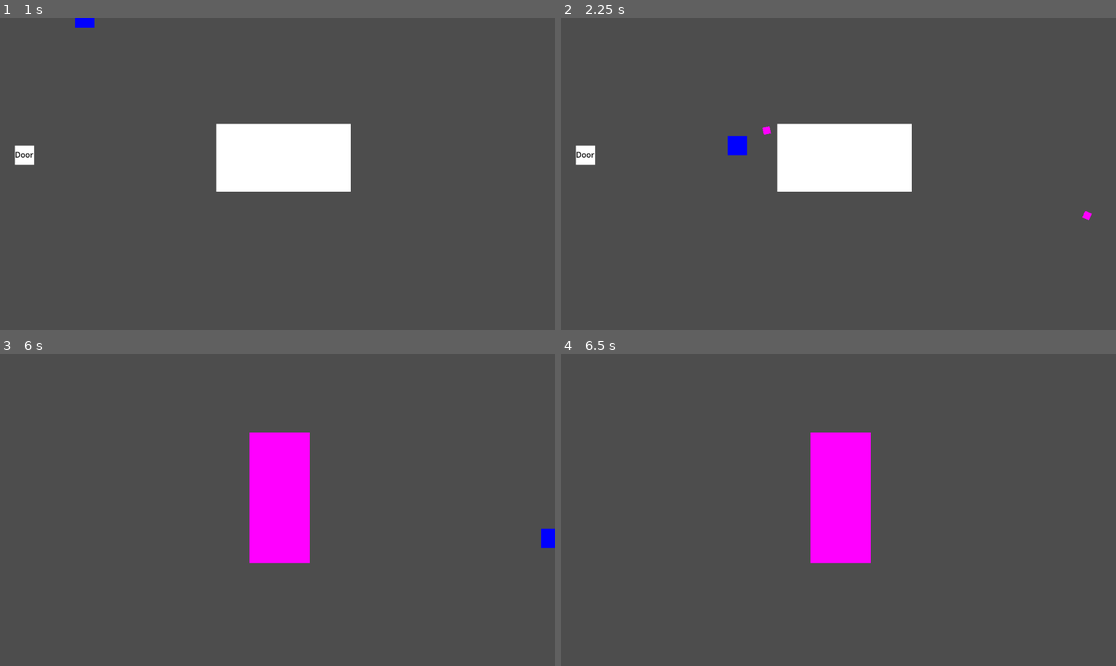
Above: before the commit, frames 1-4 (two rows, left to right).
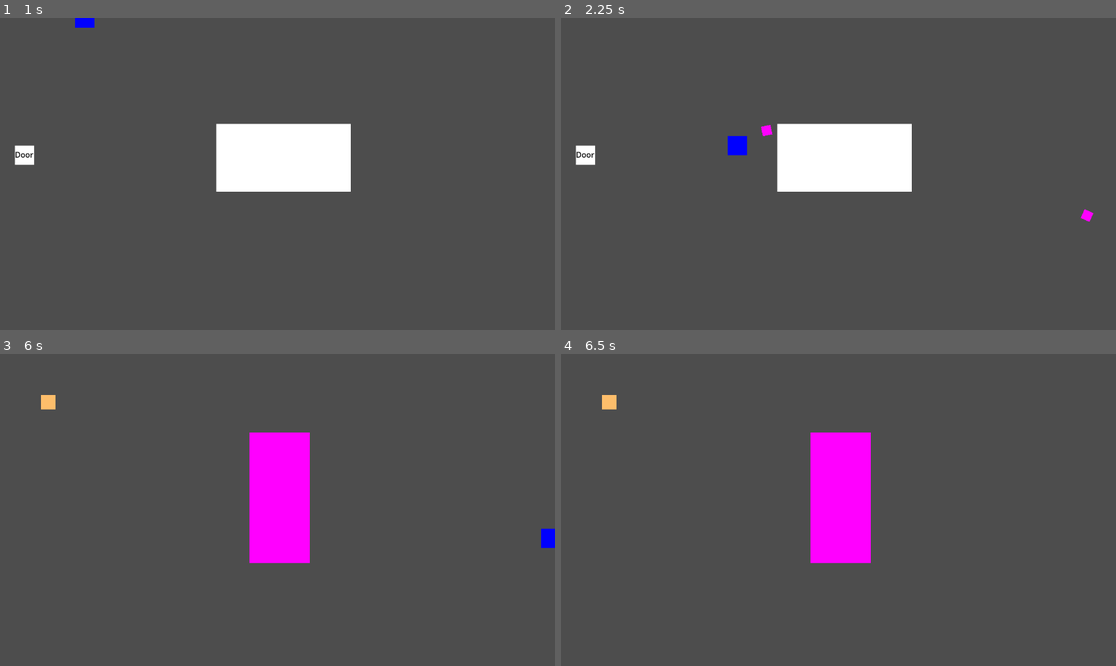
Above: after the commit, the same moments.

Repository: FlashBash21/9Lives
Game: Godot game, scene res://Scenes/Areas/world_manager.tscn
Two runs of this game, one before a commit and one after it. Both use one fixed random seed, a clock stepped at 60 frames per second and the inputs below.
Inputs (mouse positions are in pixels of both pictures, inside the frame that each line leads up to):
- Up to frame 1 (1 s): tap Enter (ui_accept) at 0.5, 0.77 s; move the mouse to (399, 158) at 0.52 s; press the mouse at (399, 158) at 0.53 s; hold D (move_right) from 0.53 s (still down); tap Space (dash) at 0.6 s
- Up to frame 2 (2.25 s): move the mouse to (727, 189) at 1.27 s; release D (move_right) at 1.28 s; release the mouse at (727, 189) at 1.28 s; hold S (move_down) 1.28-2.03 s; click (727, 189) at 1.35 s; tap Enter (ui_accept) at 1.52 s; tap Space (dash) at 1.55, 2.1 s; move the mouse to (894, 105) at 2.02 s; press the mouse at (894, 105) at 2.03 s; hold D (move_right) from 2.03 s (still down)
- Up to frame 3 (6 s): move the mouse to (249, 572) at 2.77 s; release D (move_right) at 2.78 s; release the mouse at (249, 572) at 2.78 s; hold W (move_up) 2.78-3.53 s; click (249, 572) at 2.85 s; tap Enter (ui_accept) at 3.02, 3.77, 4.52 s; tap Space (dash) at 3.05, 3.6, 4.55, 5.1 s; move the mouse to (444, 556) at 3.52 s; press the mouse at (444, 556) at 3.53 s; hold A (move_left) 3.53-5.03 s; move the mouse to (111, 463) at 4.27 s; release the mouse at (111, 463) at 4.28 s; click (111, 463) at 4.35 s; move the mouse to (305, 510) at 5.02 s; press the mouse at (305, 510) at 5.03 s; hold S (move_down) 5.03-5.78 s; move the mouse to (194, 432) at 5.77 s; release the mouse at (194, 432) at 5.78 s; hold D (move_right) from 5.78 s (still down); click (194, 432) at 5.85 s
- Up to frame 4 (6.5 s): keep holding D (move_right); tap Enter (ui_accept) at 6.02 s; tap Space (dash) at 6.05 s

Frame 1 is identical in both runs. In frame 2, less than 0.1% of the frame differs, in the area x 36-96%, y 34-66%; in frame 3, 0.1%, in the area x 7-11%, y 13-18%; in frame 4, 0.1%.

Commit message:
enemies
they sit there, do nothing, take damage, and die

Diff:
--- /dev/null
+++ b/Scenes/Abilities/punch_ability.tscn
@@ -0,0 +1,14 @@
+[gd_scene load_steps=3 format=3 uid="uid://kuohfwx8v133"]
+
+[ext_resource type="Script" path="res://Scripts/Abilities/punch_ability.gd" id="1_1fwv1"]
+
+[sub_resource type="CircleShape2D" id="CircleShape2D_sjheu"]
+
+[node name="PunchAbility" type="RigidBody2D"]
+script = ExtResource("1_1fwv1")
+
+[node name="CollisionShape2D" type="CollisionShape2D" parent="."]
+scale = Vector2(20, 20)
+shape = SubResource("CircleShape2D_sjheu")
+
+[connection signal="body_entered" from="." to="." method="_on_body_entered"]
--- /dev/null
+++ b/Scenes/Entites/test_enemy.tscn
@@ -0,0 +1,20 @@
+[gd_scene load_steps=3 format=3 uid="uid://ctnqeooju8vil"]
+
+[ext_resource type="Script" path="res://Scripts/Entities/test_enemy.gd" id="1_bdbfl"]
+
+[sub_resource type="RectangleShape2D" id="RectangleShape2D_i06cs"]
+size = Vector2(28, 28)
+
+[node name="TestEnemy" type="CharacterBody2D"]
+script = ExtResource("1_bdbfl")
+
+[node name="CollisionShape2D" type="CollisionShape2D" parent="."]
+scale = Vector2(0.998215, 1.00375)
+shape = SubResource("RectangleShape2D_i06cs")
+
+[node name="ColorRect" type="ColorRect" parent="."]
+offset_left = -15.0
+offset_top = -15.0
+offset_right = 15.0
+offset_bottom = 15.0
+color = Color(0.989734, 0.745276, 0.421107, 1)
--- a/Scenes/Objects/basic_projectile_object.tscn
+++ b/Scenes/Objects/basic_projectile_object.tscn
@@ -7,7 +7,7 @@
 [node name="BasicProjectileObject" type="CharacterBody2D"]
 
 [node name="Sprite2D" type="Sprite2D" parent="."]
-scale = Vector2(15, 15)
+scale = Vector2(20, 20)
 texture = SubResource("PlaceholderTexture2D_tiwn3")
 
 [node name="CollisionShape2D" type="CollisionShape2D" parent="."]
--- a/Scripts/Abilities/basic_projectile_ability.gd
+++ b/Scripts/Abilities/basic_projectile_ability.gd
@@ -34,5 +34,6 @@
 	projectiles.append({
 		"projectile": projectile,
 		"velocity": velocity,
-		"ticks": 0
+		"ticks": 0,
+		"damage": damage
 		})
--- a/Scripts/Abilities/projectile_ability.tres.gd
+++ b/Scripts/Abilities/projectile_ability.tres.gd
@@ -16,6 +16,7 @@
 	for i in projectiles:
 		var p = i["projectile"]
 		var vel = i["velocity"]
+		var damage = i["damage"]
 
 		if i["ticks"] >= 100:
 			p.queue_free()
@@ -26,9 +27,12 @@
 
 		if collision:
 			var collider = collision.get_collider()
-			if(collider.get_class() == "Entity"):
-				collider.apply_damage(damage)
-				print("ow")
+			collider.apply_damage(damage)
+
+		#	if(collider.get_class() == "Entity"):
+		#		collider.apply_damage(damage)
+		#		print("ow")
+
 			p.queue_free()
 			projectiles.erase(i)
 		i["ticks"] += 1
--- /dev/null
+++ b/Scripts/Abilities/punch_ability.gd
@@ -0,0 +1,21 @@
+extends Ability
+
+var damage : int
+
+func execute(args: Dictionary) -> void:
+	var entity = args["entity"] as Entity
+	local_cooldown = args["cooldown"] as float
+	var damage = args["damage"] as int
+
+
+
+func _ready():
+	pass # Replace with function body.
+
+func _process(delta):
+	pass
+
+
+func _on_body_entered(body):
+	print(damage)
+	body.apply_damage(damage)
--- a/Scripts/Areas/area_1.gd
+++ b/Scripts/Areas/area_1.gd
@@ -1,4 +1,11 @@
 extends BaseArea
 
+var enemy_ref : Entity
+var area_ref: BaseArea
+
 func _ready() -> void:
-	print("Hi, again!")
+	var enemy = load("res://Scenes/Entites/test_enemy.tscn")
+	enemy_ref = enemy.instantiate()
+	add_child(enemy_ref)
+	enemy_ref.position.x = 100
+	enemy_ref.position.y = 100
--- /dev/null
+++ b/Scripts/Entities/enemies.tscn
@@ -0,0 +1,3 @@
+[gd_scene format=3 uid="uid://cbpt80fvgf327"]
+
+[node name="Enemies" type="Node2D"]
--- a/Scripts/Entities/player.gd
+++ b/Scripts/Entities/player.gd
@@ -32,5 +32,5 @@
 									"cooldown" = 1, "damage" = 5}))
 
 func apply_damage(ammount: int) -> void:
-	hp -= ammount
+	hp = hp -  ammount
 	print("hp: ", hp)
--- /dev/null
+++ b/Scripts/Entities/test_enemy.gd
@@ -0,0 +1,25 @@
+extends Entity
+class_name Enemy
+
+
+var punch := load_ability("punch")
+# Called when the node enters the scene tree for the first time.
+func _ready():
+	self.hp = 15
+	punch.execute({"entity" = self, "cooldown" = 1, "damage" = 5 })
+
+
+
+# Called every frame. 'delta' is the elapsed time since the previous frame.
+func _process(delta):
+	pass
+
+
+
+func apply_damage(ammount: int) -> void:
+	hp = hp -  ammount
+	print("hp: ", hp)
+
+	if hp <= 0 :
+		print("dead")
+		self.queue_free()
